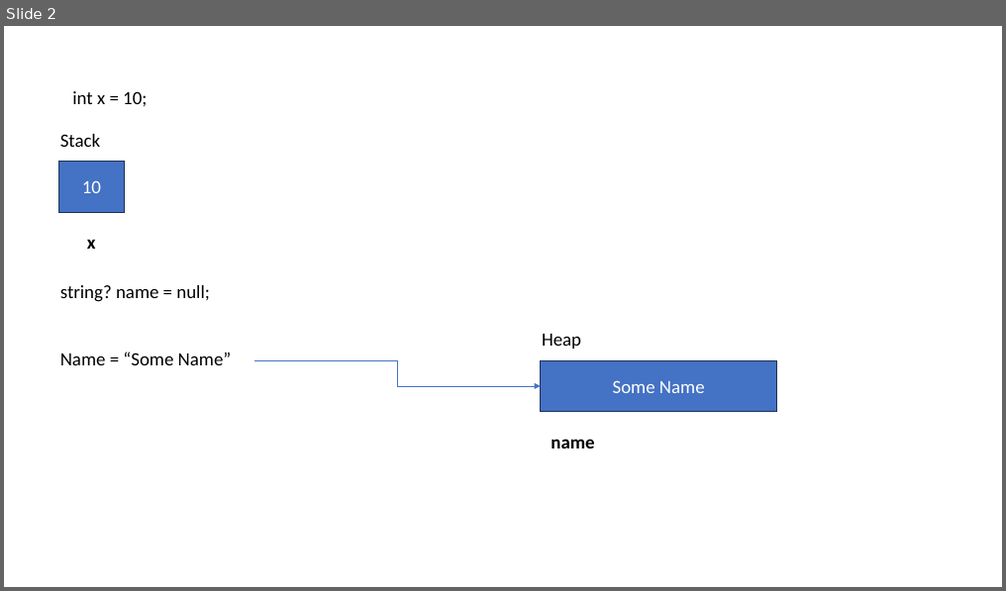
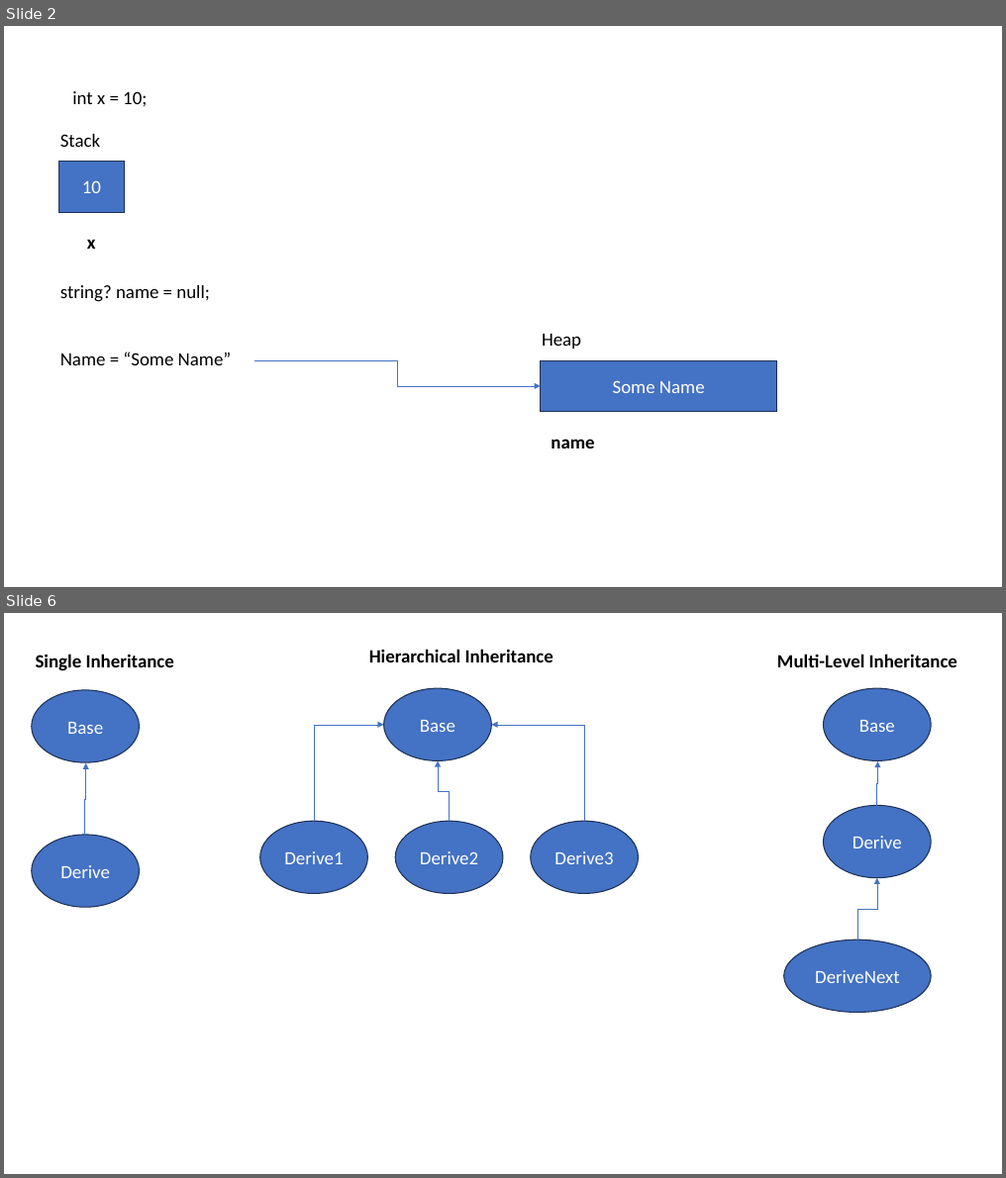
Before and after one commit to maheshsabnis/capita_sept_2023_Oct, a slide deck: Images.pptx. Shown one above the other, each under a label of ours: slide 2 before the commit, slides 2 and 6 after it; the slides between them are not shown. The pictures are 1006x591 and 1006x1178 pixels, drawn with LibreOffice and Linux fonts; fonts in the diff are those of the drawing. Boxes give left, top, right and bottom in pixels: in the first picture for what was removed or moved away, otherwise in the second. Text is boxed around its words. In the diff, an @@ line names an element or a change of style, - is before the commit and + after.

```diff
--- a/Images.pptx
+++ b/Images.pptx
@@ slide 6 added at (x1=4, y1=613, x2=1002, y2=1174), background #FFFFFF @@
@@ text added at (x1=36, y1=654, x2=174, y2=671), 18 pt, text #000000, bold @@
+Single Inheritance
@@ text added at (x1=369, y1=649, x2=553, y2=663), 18 pt, text #000000, bold @@
+Hierarchical Inheritance
@@ text added at (x1=777, y1=654, x2=957, y2=667), 18 pt, text #000000, bold @@
+Multi-Level Inheritance
@@ ellipse added at (x1=32, y1=690, x2=140, y2=762), fill #4472C4, outline #1E3256 1 pt, 18 pt, text #FFFFFF @@
+Base
@@ ellipse added at (x1=383, y1=688, x2=491, y2=761), fill #4472C4, outline #1E3256 1 pt, 18 pt, text #FFFFFF @@
+Base
@@ ellipse added at (x1=824, y1=688, x2=932, y2=761), fill #4472C4, outline #1E3256 1 pt, 18 pt, text #FFFFFF @@
+Base
@@ elbow arrow added from (314, 821) to (383, 725), #4472C4 0.5 pt @@
@@ elbow arrow added from (584, 821) to (491, 725), #4472C4 0.5 pt @@
@@ elbow arrow added from (85, 836) to (85, 763), #4472C4 0.5 pt @@
@@ elbow arrow added from (450, 821) to (438, 761), #4472C4 0.5 pt @@
@@ elbow arrow added from (877, 806) to (877, 761), #4472C4 0.5 pt @@
@@ ellipse added at (x1=824, y1=805, x2=932, y2=878), fill #4472C4, outline #1E3256 1 pt, 18 pt, text #FFFFFF @@
+Derive
@@ ellipse added at (x1=32, y1=835, x2=140, y2=907), fill #4472C4, outline #1E3256 1 pt, 18 pt, text #FFFFFF @@
+Derive
@@ ellipse added at (x1=260, y1=821, x2=368, y2=894), fill #4472C4, outline #1E3256 1 pt, 18 pt, text #FFFFFF @@
+Derive1
@@ ellipse added at (x1=395, y1=821, x2=503, y2=894), fill #4472C4, outline #1E3256 1 pt, 18 pt, text #FFFFFF @@
+Derive2
@@ ellipse added at (x1=531, y1=821, x2=638, y2=894), fill #4472C4, outline #1E3256 1 pt, 18 pt, text #FFFFFF @@
+Derive3
@@ elbow arrow added from (857, 940) to (877, 878), #4472C4 0.5 pt @@
@@ ellipse added at (x1=784, y1=940, x2=931, y2=1013), fill #4472C4, outline #1E3256 1 pt, 18 pt, text #FFFFFF @@
+DeriveNext
```
Also in this commit, not shown: 5 other slides added, 17 other files.
